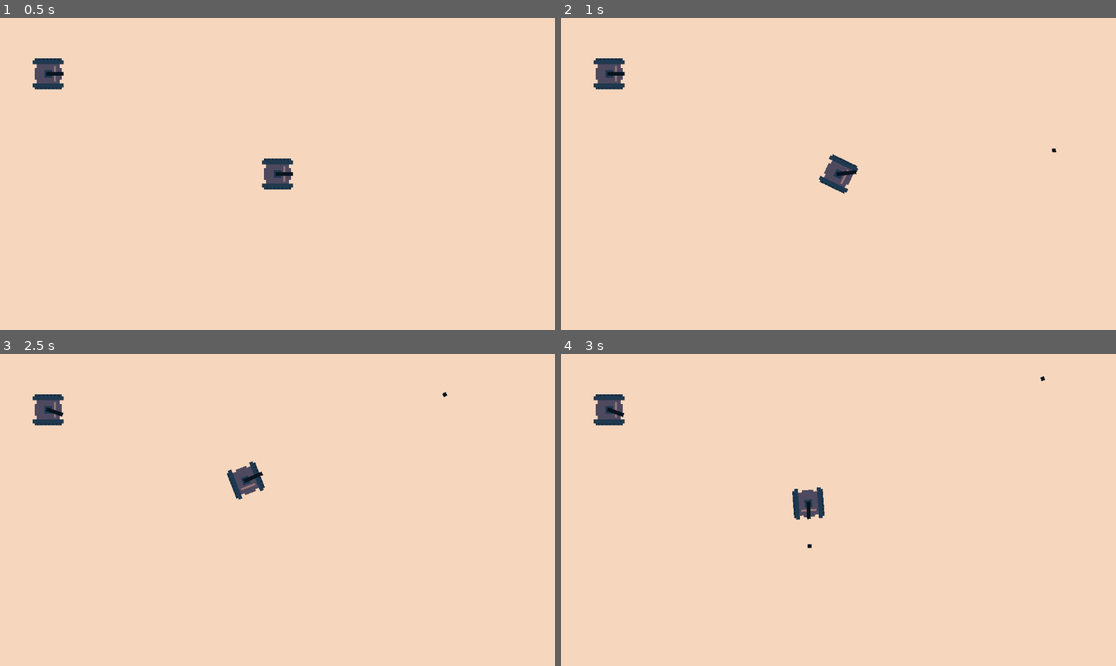
Above: before the commit, frames 1-4 (two rows, left to right).
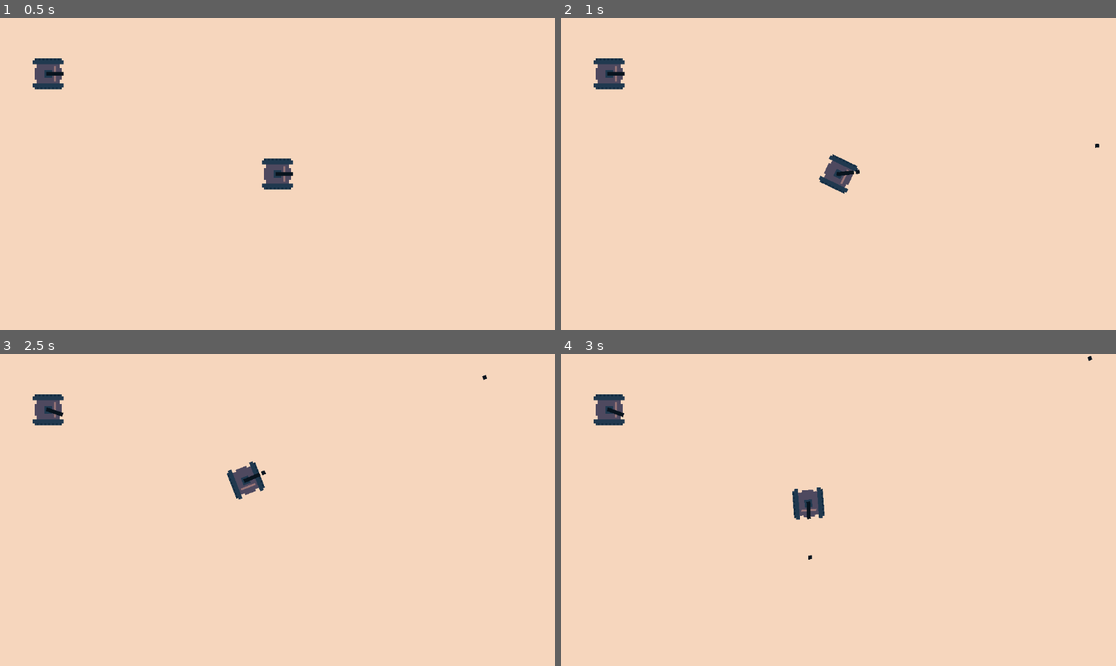
Above: after the commit, the same moments.

Repository: brageaasen/Fuel-Fury
Game: Godot game, scene res://MainScene.tscn
The game is run twice, just before and just after one commit, with the same random seed, the same clock (stepped at 60 frames per second) and the same inputs.
Inputs (mouse positions are in pixels of both pictures, inside the frame that each line leads up to):
- Up to frame 1 (0.5 s): no input
- Up to frame 2 (1 s): tap Enter at 0.5 s; move the mouse to (960, 158) at 0.52 s; press the mouse at (960, 158) at 0.53 s; hold D (turn_right) from 0.53 s (still down)
- Up to frame 3 (2.5 s): move the mouse to (166, 525) at 1.27 s; release D (turn_right) at 1.28 s; release the mouse at (166, 525) at 1.28 s; hold S (back) 1.28-2.03 s; click (166, 525) at 1.35 s; move the mouse to (333, 441) at 2.02 s; press the mouse at (333, 441) at 2.03 s; hold D (turn_right) from 2.03 s (still down)
- Up to frame 4 (3 s): move the mouse to (810, 572) at 2.77 s; release D (turn_right) at 2.78 s; release the mouse at (810, 572) at 2.78 s; hold W (forward) from 2.78 s (still down); click (810, 572) at 2.85 s

Frame 1 is identical in both runs. In frame 2, less than 0.1% of the frame differs, in the area x 52-97%, y 40-51%; in frame 3, less than 0.1%; in frame 4, less than 0.1%, in the area x 44-96%, y 0-66%.

Commit message:
Added explosion particles, and explosion when bullets hit enemies. Explosion particles can be changed per bullet type.

Diff:
--- a/Explosion.tscn
+++ /dev/null
@@ -1,20 +0,0 @@
-[gd_scene load_steps=3 format=3 uid="uid://dfmbdt2u6tpxo"]
-
-[ext_resource type="Texture2D" uid="uid://b3lwpmirdujn0" path="res://assets/Bullet.png" id="1_rxsp5"]
-
-[sub_resource type="ParticleProcessMaterial" id="ParticleProcessMaterial_6y3yw"]
-emission_shape = 1
-emission_sphere_radius = 20.0
-particle_flag_disable_z = true
-gravity = Vector3(0, 0, 0)
-orbit_velocity_min = 0.0
-orbit_velocity_max = 0.0
-
-[node name="Node2D" type="Node2D"]
-
-[node name="Explosion" type="GPUParticles2D" parent="."]
-amount = 24
-process_material = SubResource("ParticleProcessMaterial_6y3yw")
-texture = ExtResource("1_rxsp5")
-lifetime = 0.1
-explosiveness = 1.0
--- a/MainScene.gd
+++ b/MainScene.gd
@@ -1,6 +1,15 @@
 extends Node2D
+
+#const PARTICLES_PATH = "res://particles/"
 
 func _on_Tank_shootSignal(bullet, _position, _direction):
 	var b = bullet.instantiate()
 	add_child(b)
 	b.start(_position, _direction)
+	b.connect("explode_particles", _on_explode_particles_signal) # Connect
+
+func _on_explode_particles_signal(Explosion_particles, _position):
+	#var name = particles.get_filename()
+	var p = preload("res://particles/Explosion.tscn").instantiate()
+	add_child(p)
+	p.global_position = _position
--- a/bullets/Bullet.gd
+++ b/bullets/Bullet.gd
@@ -1,5 +1,8 @@
 extends Area2D
 
+signal explode_particles
+
+@export var Explosion_particles : PackedScene
 @export var speed: int
 @export var damage: int
 @export var lifetime: float
@@ -18,6 +21,7 @@
 # Explode bullet
 func explode():
 	queue_free()
+	emit_signal("explode_particles", Explosion_particles, position)
 
 func _on_body_entered(body):
 	explode()
--- a/bullets/Bullet.tscn
+++ b/bullets/Bullet.tscn
@@ -1,13 +1,15 @@
-[gd_scene load_steps=4 format=3 uid="uid://bocuou03h0uf3"]
+[gd_scene load_steps=5 format=3 uid="uid://bocuou03h0uf3"]
 
 [ext_resource type="Script" path="res://bullets/Bullet.gd" id="1_fvfbp"]
 [ext_resource type="Texture2D" uid="uid://b3lwpmirdujn0" path="res://assets/Bullet.png" id="2_qd8qt"]
+[ext_resource type="PackedScene" uid="uid://dydi1sfsju10l" path="res://particles/Explosion.tscn" id="2_s1hxg"]
 
 [sub_resource type="RectangleShape2D" id="RectangleShape2D_3ysde"]
 size = Vector2(2, 2)
 
 [node name="Bullet" type="Area2D"]
 script = ExtResource("1_fvfbp")
+Explosion_particles = ExtResource("2_s1hxg")
 speed = 750
 damage = 20
 lifetime = 0.5
--- a/bullets/PlayerBullet.tscn
+++ b/bullets/PlayerBullet.tscn
@@ -6,5 +6,5 @@
 [node name="PlayerBullet" instance=ExtResource("1_07lw7")]
 collision_mask = 5
 script = ExtResource("2_hoi6o")
-speed = 250
-lifetime = 10.0
+speed = 300
+lifetime = 2.0
--- /dev/null
+++ b/particles/Explosion.tscn
@@ -0,0 +1,44 @@
+[gd_scene load_steps=6 format=3 uid="uid://dydi1sfsju10l"]
+
+[sub_resource type="Curve" id="Curve_fy8og"]
+min_value = -360.0
+max_value = 360.0
+_data = [Vector2(0.0114943, 147.789), 0.0, 0.0, 0, 0, Vector2(1, -140.211), 0.0, 0.0, 0, 0]
+point_count = 2
+
+[sub_resource type="CurveTexture" id="CurveTexture_y3ssf"]
+width = 200
+curve = SubResource("Curve_fy8og")
+
+[sub_resource type="Curve" id="Curve_1x5bt"]
+_data = [Vector2(0, 1), 0.0, 0.0, 0, 0, Vector2(1, 0), 0.0, 0.0, 0, 0]
+point_count = 2
+metadata/_snap_enabled = true
+
+[sub_resource type="CurveTexture" id="CurveTexture_ucxlb"]
+width = 2048
+curve = SubResource("Curve_1x5bt")
+
+[sub_resource type="ParticleProcessMaterial" id="ParticleProcessMaterial_6y3yw"]
+emission_shape = 1
+emission_sphere_radius = 0.01
+particle_flag_disable_z = true
+spread = 180.0
+gravity = Vector3(0, 0, 0)
+initial_velocity_min = 50.0
+initial_velocity_max = 110.61
+orbit_velocity_min = 0.0
+orbit_velocity_max = 0.0
+angle_max = 145.4
+angle_curve = SubResource("CurveTexture_y3ssf")
+scale_min = 0.5
+scale_max = 2.0
+scale_curve = SubResource("CurveTexture_ucxlb")
+color = Color(0.175781, 0.417969, 0.507813, 1)
+
+[node name="Node2D" type="Node2D"]
+
+[node name="Explosion" type="GPUParticles2D" parent="."]
+process_material = SubResource("ParticleProcessMaterial_6y3yw")
+one_shot = true
+explosiveness = 1.0
--- a/tanks/EnemyTank.gd
+++ b/tanks/EnemyTank.gd
@@ -18,7 +18,6 @@
 	if body.name == "Player":
 		target = body
 
-
 func _on_detect_radius_body_exited(body):
 	if body == target:
 		target = null
--- a/tanks/Player.gd
+++ b/tanks/Player.gd
@@ -15,4 +15,3 @@
 		velocity = Vector2(-speed/2, 0).rotated(rotation)
 	if Input.is_action_pressed("click"):
 		shoot()
-		print(gun_cooldown)
Not shown: 1 places in MainScene.tscn that only renumber resources
